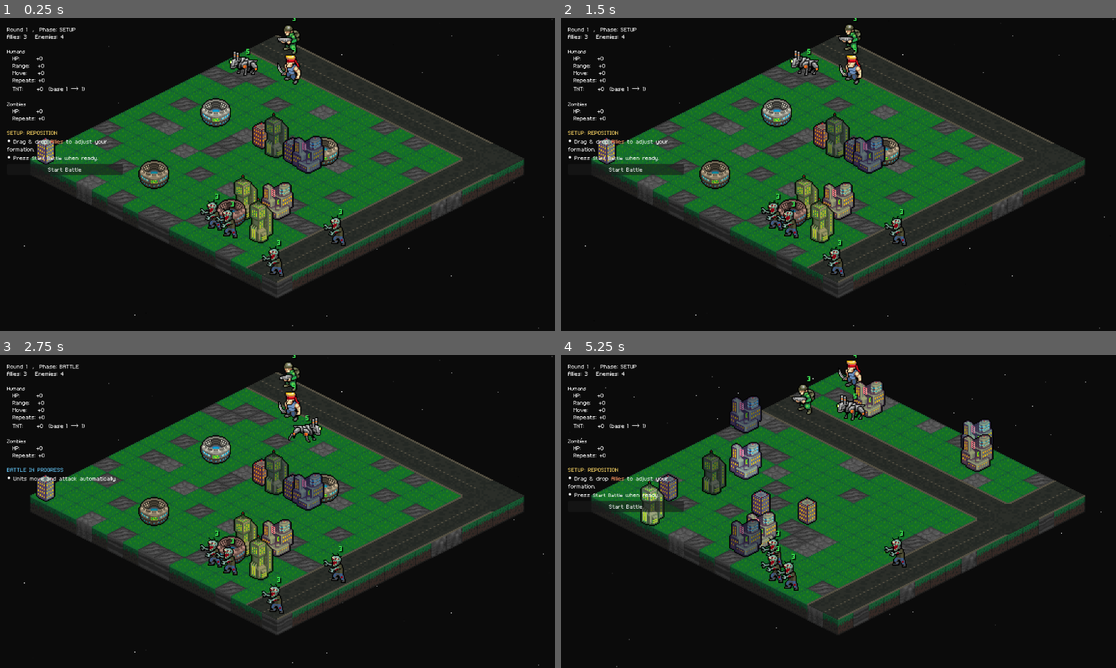
Above: before the commit, frames 1-4 (two rows, left to right).
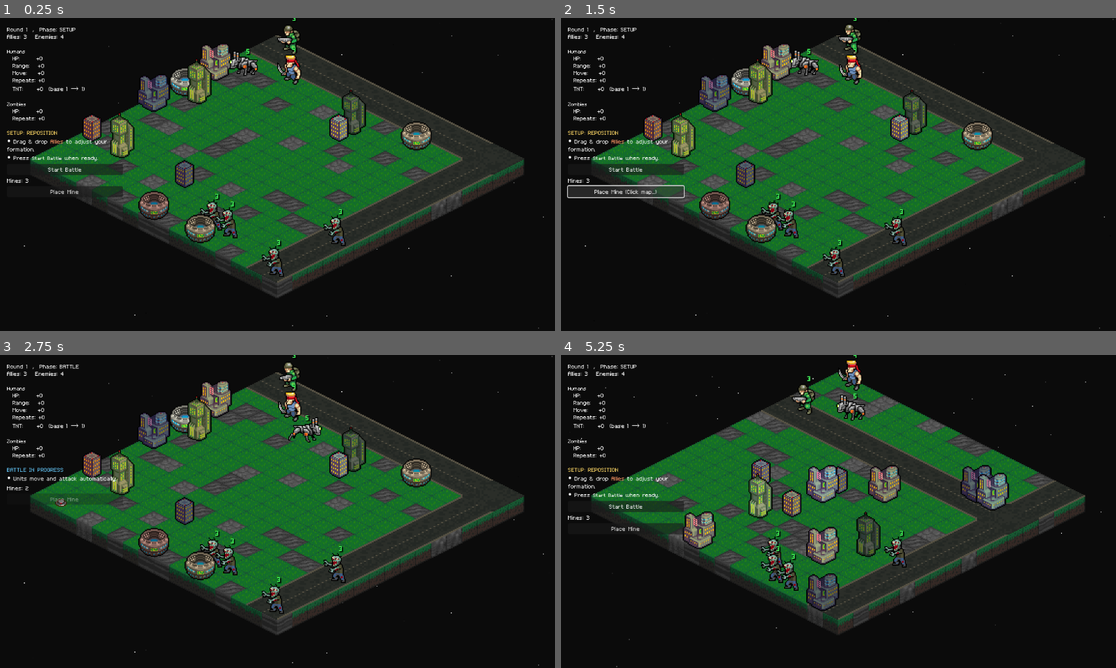
Above: after the commit, the same moments.

Repository: Tekknobot/MEKIII
Game: Godot game, scene res://scenes/Game.tscn
Two runs of this game, one before a commit and one after it. Both use one fixed random seed, a clock stepped at 60 frames per second and the inputs below.
Inputs (mouse positions are in pixels of both pictures, inside the frame that each line leads up to):
- Up to frame 1 (0.25 s): no input
- Up to frame 2 (1.5 s): click (627, 190) at 0.5 s, where only the run after the commit has a clickable "Place Mine"; click (627, 190) at 1.25 s, where only the run after the commit has a clickable "Place Mine (Click map...)"
- Up to frame 3 (2.75 s): click "Start Battle" at 2 s
- Up to frame 4 (5.25 s): tap Enter at 2.75 s; move the mouse to (960, 495) at 2.77 s; tap R at 2.85, 5.1 s; click (960, 495) at 2.92 s; click "Start Battle" at 3.5 s; drag from (727, 527) to (810, 574) at 4.27 s; move the mouse to (894, 442) at 5.02 s; click (894, 442) at 5.17 s

The runs differ from the first frame. In frame 1, 8.8% of the frame differs, in the area x 1-78%, y 8-72%; in frame 2, 9.3%; in frame 3, 9.0%; in frame 4, 9.7%, in the area x 1-81%, y 8-82%.

Commit message:
Work on mines.

Diff:
--- a/scenes/Game.tscn
+++ b/scenes/Game.tscn
@@ -39,6 +39,7 @@
 [ext_resource type="PackedScene" uid="uid://dwtvwjgxljh78" path="res://scenes/structures/district.tscn" id="22_ho5ir"]
 [ext_resource type="PackedScene" uid="uid://cqe28tyh7hada" path="res://scenes/structures/stadium.tscn" id="23_evnk2"]
 [ext_resource type="PackedScene" uid="uid://p5f35eddc3kl" path="res://scenes/structures/tower.tscn" id="24_ca228"]
+[ext_resource type="PackedScene" uid="uid://caymwfgfg5si7" path="res://scenes/landmine.tscn" id="25_evnk2"]
 [ext_resource type="Texture2D" uid="uid://c1pruacv3xra5" path="res://sprites/Terrain/roads/16.png" id="30_1fiys"]
 [ext_resource type="Texture2D" uid="uid://bp4obyr2a6lhr" path="res://sprites/Terrain/roads/17.png" id="31_m2g6u"]
 [ext_resource type="Texture2D" uid="uid://bkcixujm222r0" path="res://sprites/Terrain/roads/18.png" id="32_27c7x"]
@@ -286,6 +287,8 @@
 building_count = 12
 building_footprint = Vector2i(1, 1)
 avoid_spawn_zones = false
+landmine_scene = ExtResource("25_evnk2")
+landmine_explosion_scene = ExtResource("6_bneo8")
 
 [node name="StarryNight" parent="." instance=ExtResource("20_sv1m6")]
 z_index = -4096
@@ -330,6 +333,12 @@
 format = 2
 
 [node name="AttackRangeSmall" type="TileMap" parent="."]
+z_index = 1
+z_as_relative = false
+tile_set = SubResource("TileSet_bneo8")
+format = 2
+
+[node name="MinePreview" type="TileMap" parent="."]
 z_index = 1
 z_as_relative = false
 tile_set = SubResource("TileSet_bneo8")
--- /dev/null
+++ b/scenes/landmine.tscn
@@ -0,0 +1,31 @@
+[gd_scene load_steps=5 format=3 uid="uid://caymwfgfg5si7"]
+
+[ext_resource type="Texture2D" uid="uid://8uuo35d8ydcx" path="res://sprites/Zombies/zomb/mine1.png" id="1_vw0b7"]
+[ext_resource type="Texture2D" uid="uid://dim1s7u2fyqce" path="res://sprites/Zombies/zomb/mine2.png" id="2_1irre"]
+
+[sub_resource type="RectangleShape2D" id="RectangleShape2D_vw0b7"]
+size = Vector2(10, 1)
+
+[sub_resource type="SpriteFrames" id="SpriteFrames_nnu70"]
+animations = [{
+"frames": [{
+"duration": 1.0,
+"texture": ExtResource("1_vw0b7")
+}, {
+"duration": 1.0,
+"texture": ExtResource("2_1irre")
+}],
+"loop": true,
+"name": &"default",
+"speed": 12.0
+}]
+
+[node name="Landmine" type="Area2D"]
+
+[node name="CollisionShape2D" type="CollisionShape2D" parent="."]
+position = Vector2(0, -4.5)
+shape = SubResource("RectangleShape2D_vw0b7")
+
+[node name="AnimatedSprite2D" type="AnimatedSprite2D" parent="."]
+sprite_frames = SubResource("SpriteFrames_nnu70")
+autoplay = "default"
--- a/scripts/game.gd
+++ b/scripts/game.gd
@@ -52,6 +52,14 @@
 const ATTACK_TILE_SMALL_SOURCE_ID := 0
 const ATTACK_TILE_BIG_SOURCE_ID := 1
 const ATTACK_ATLAS := Vector2i(0, 0)
+
+# --- Mine placement preview (uses Highlight TileMap) ---
+@onready var mine_preview: TileMap = $MinePreview
+const LAYER_MINE_PREVIEW := 0
+const MINE_PREVIEW_OK_SOURCE_ID := 0     # set to your tileset IDs
+const MINE_PREVIEW_BAD_SOURCE_ID := 1
+const MINE_PREVIEW_ATLAS := Vector2i(0, 0)
+
 
 @export var attack_offset_small := Vector2(0, 0) # small 1x1 offset
 @export var attack_offset_big := Vector2(0, 16)   # big 2x2 offset
@@ -295,6 +303,26 @@
 var setup_dragging := false
 var setup_drag_unit: Unit = null
 var setup_drag_start_origin := Vector2i.ZERO
+
+# --- Landmine mechanic ---
+@export var landmine_scene: PackedScene               # your mine prefab (Area2D recommended)
+@export var landmine_explosion_scene: PackedScene     # OPTIONAL (leave null to use tnt_explosion_scene)
+@export_range(0, 9, 1) var mines_per_battle_base := 3 # starting mines per battle
+
+# persistent upgrade across rounds
+var bonus_mines_per_battle := 0
+
+# per-battle charges (reset each battle)
+var mines_left := 0
+
+# placement state (SETUP only)
+var mine_placing := false
+
+# cell -> mine instance
+var mines := {} # Dictionary[Vector2i, Node2D]
+
+var ui_mine_button: Button
+var ui_mine_label: Label
 
 func _pick_structure_tint() -> Color:
 	if structure_tint_palette == null or structure_tint_palette.is_empty():
@@ -608,6 +636,11 @@
 	_update_hovered_unit()
 	_update_tnt_aim_preview()
 
+	if state == GameState.SETUP and mine_placing:
+		_draw_mine_preview()
+	else:
+		_clear_mine_preview()
+
 	# ✅ SETUP: make dragged unit follow the hovered cell
 	if state == GameState.SETUP and setup_dragging and setup_drag_unit != null and is_instance_valid(setup_drag_unit):
 		var c := hovered_cell
@@ -695,6 +728,22 @@
 		ui_start_button.add_theme_font_size_override("font_size", ui_font_size)
 	v.add_child(ui_start_button)
 
+	# --- Mine placement UI ---
+	ui_mine_label = Label.new()
+	ui_mine_label.text = "Mines: 0"
+	if ui_font:
+		ui_mine_label.add_theme_font_override("font", ui_font)
+		ui_mine_label.add_theme_font_size_override("font_size", ui_font_size)
+	v.add_child(ui_mine_label)
+
+	ui_mine_button = Button.new()
+	ui_mine_button.text = "Place Mine"
+	ui_mine_button.pressed.connect(_on_mine_button_pressed)
+	if ui_font:
+		ui_mine_button.add_theme_font_override("font", ui_font)
+		ui_mine_button.add_theme_font_size_override("font_size", ui_font_size)
+	v.add_child(ui_mine_button)
+
 	ui_reward_panel = PanelContainer.new()
 	ui_reward_panel.visible = false
 	v.add_child(ui_reward_panel)
@@ -715,6 +764,12 @@
 	var b3 := Button.new(); b3.text = "+1 TNT Damage"; b3.pressed.connect(func(): _pick_reward(2))
 	var b4 := Button.new(); b4.text = "+1 Attack Repeat";  b4.pressed.connect(func(): _pick_reward(3)) # ✅ NEW
 
+	var b5 := Button.new()
+	b5.text = "+1 Mine"
+	b5.pressed.connect(func(): _pick_reward(4))
+	ui_reward_buttons.append(b5)
+	rv.add_child(b5)
+
 	ui_reward_buttons = [b1, b2, b3, b4]
 
 	for b in ui_reward_buttons:
@@ -724,6 +779,124 @@
 		rv.add_child(b)
 
 	_refresh_ui_status()
+
+func _mine_capacity() -> int:
+	return int(mines_per_battle_base + bonus_mines_per_battle)
+
+func _reset_mines_for_new_battle() -> void:
+	mines_left = _mine_capacity()
+	mine_placing = false
+	_update_mine_ui()
+
+func _update_mine_ui() -> void:
+	if ui_mine_label != null:
+		ui_mine_label.text = "Mines: %d" % mines_left
+
+	if ui_mine_button != null:
+		ui_mine_button.disabled = (state != GameState.SETUP) or (mines_left <= 0) or (landmine_scene == null)
+		ui_mine_button.text = ("Place Mine" if not mine_placing else "Place Mine (Click map...)")
+
+func _on_mine_button_pressed() -> void:
+	if state != GameState.SETUP:
+		return
+	if mines_left <= 0:
+		return
+	if landmine_scene == null:
+		push_warning("Assign landmine_scene in Inspector.")
+		return
+
+	mine_placing = true
+	_update_mine_ui()
+
+func _can_place_mine_at(cell: Vector2i) -> bool:
+	if not grid.in_bounds(cell):
+		return false
+	if grid.terrain[cell.x][cell.y] == T_WATER:
+		return false
+	if structure_blocked.has(cell):
+		return false
+	if road_blocked.has(cell):
+		print("BLOCKED BY ROAD at ", cell)
+		return false
+	if mines.has(cell):
+		return false
+	return true
+
+func _place_mine_at(cell: Vector2i) -> bool:
+	if mines_left <= 0:
+		return false
+	if not _can_place_mine_at(cell):
+		return false
+
+	var inst := landmine_scene.instantiate()
+	var m := inst as Node2D
+	if m == null:
+		push_warning("landmine_scene root must be Node2D/Area2D.")
+		return false
+
+	add_child(m)
+
+	# position at cell
+	var wp := terrain.to_global(terrain.map_to_local(cell)) + Vector2(0, 0)
+	m.global_position = wp
+	m.z_as_relative = false
+	m.z_index = 250000 + int(wp.y) # above map, below units is fine
+
+	# store
+	mines[cell] = m
+
+	# connect trigger (works if mine is Area2D)
+	if m is Area2D:
+		var a := m as Area2D
+		a.body_entered.connect(func(body):
+			_on_mine_triggered(cell, body)
+		)
+	elif m.has_signal("body_entered"):
+		# fallback if your root isn't Area2D but has signal
+		m.connect("body_entered", Callable(self, "_on_mine_triggered").bind(cell))
+
+	mines_left -= 1
+	_update_mine_ui()
+	return true
+
+func _on_mine_triggered(cell: Vector2i, body: Node) -> void:
+	# only explode for Units
+	var u := body as Unit
+	if u == null:
+		return
+	if not mines.has(cell):
+		return
+
+	var mine = mines[cell]
+	mines.erase(cell)
+
+	# remove mine
+	if mine != null and is_instance_valid(mine):
+		mine.queue_free()
+
+	# explode visual + sfx
+	var boom_scene := (landmine_explosion_scene if landmine_explosion_scene != null else tnt_explosion_scene)
+	if boom_scene != null:
+		var boom := boom_scene.instantiate() as Node2D
+		if boom != null:
+			add_child(boom)
+			var pos := terrain.to_global(terrain.map_to_local(cell)) + Vector2(0, -16)
+			boom.global_position = pos
+			boom.z_as_relative = false
+			boom.z_index = int(pos.y) + 999
+			if sfx_explosion != null:
+				play_sfx_poly(sfx_explosion, pos, -2.0, 0.9, 1.1)
+
+	# simplest: kill/damage the unit
+	if is_instance_valid(u):
+		await u.take_damage(999) # guaranteed
+
+func _clear_all_mines() -> void:
+	for c in mines.keys():
+		var m = mines[c]
+		if m != null and is_instance_valid(m):
+			m.queue_free()
+	mines.clear()
 
 func _refresh_ui_status() -> void:
 	if ui_status_label == null:
@@ -786,6 +959,11 @@
 	select_unit(null)
 	_refresh_ui_status()
 
+	_reset_mines_for_new_battle()
+
+	mine_placing = false
+	_update_mine_ui()
+
 
 func _on_start_pressed() -> void:
 	_start_battle()
@@ -799,8 +977,13 @@
 	select_unit(null)
 	set_player_mode(false) # we stay in AUTO_BATTLE, but assist mode can still allow TNT
 	_refresh_ui_status()
+
 	if TM != null:
 		TM.start_battle()
+
+	mine_placing = false
+	_update_mine_ui()
+	highlight.clear()
 
 
 func _on_battle_started() -> void:
@@ -833,6 +1016,7 @@
 		1: bonus_attack_range += 1
 		2: bonus_tnt_damage += 1
 		3: bonus_attack_repeats += 1
+		4: bonus_mines_per_battle += 1
 
 	# -------------------
 	# Round progression
@@ -1103,25 +1287,17 @@
 
 func _rebuild_road_blocked() -> void:
 	road_blocked.clear()
-
-	if terrain == null or not is_instance_valid(terrain):
-		return
-
-	var road_maps: Array[TileMap] = []
-	if roads_dl != null and is_instance_valid(roads_dl): road_maps.append(roads_dl)
-	if roads_dr != null and is_instance_valid(roads_dr): road_maps.append(roads_dr)
-	if roads_x  != null and is_instance_valid(roads_x):  road_maps.append(roads_x)
-
-	if road_maps.is_empty():
-		return
-
-	# For every road tile, mark the 2x2-ish terrain cells it visually covers.
-	# We do this by sampling 4 points around the road tile center (±16px),
-	# converting each sample to a terrain cell, and storing it.
-	for rmap in road_maps:
-		var used := rmap.get_used_cells(0)
-		for rc in used:
-			_mark_terrain_cells_covered_by_road_tile(rmap, rc)
+	if roads == null or not is_instance_valid(roads):
+		return
+
+	for x in range(map_width):
+		for y in range(map_height):
+			var c := Vector2i(x, y)
+
+			# Roads tilemap contains ONLY road tiles; any set cell = blocked.
+			if roads.get_cell_source_id(LAYER_ROADS, c) != -1:
+				road_blocked[c] = true
+
 
 func _mark_terrain_cells_covered_by_road_tile(rmap: TileMap, rc: Vector2i) -> void:
 	# Road tile center in WORLD space
@@ -1606,6 +1782,13 @@
 	if event is InputEventMouseButton:
 		var mb := event as InputEventMouseButton
 
+		# --- Mine placement click (SETUP only) ---
+		if mb.button_index == MOUSE_BUTTON_LEFT and mb.pressed and mine_placing:
+			_place_mine_at(hovered_cell) # try
+			mine_placing = false         # ✅ always exit after click
+			_update_mine_ui()
+			return
+
 		# Left press = pick up ally unit
 		if mb.button_index == MOUSE_BUTTON_LEFT and mb.pressed:
 			var u := unit_at_cell(hovered_cell)
@@ -1642,6 +1825,12 @@
 				setup_dragging = false
 				setup_drag_unit = null
 			return
+
+		if mb.button_index == MOUSE_BUTTON_RIGHT and mb.pressed and mine_placing:
+			mine_placing = false
+			_update_mine_ui()
+			return
+
 
 func try_attack_selected(target: Unit) -> bool:
 	if selected_unit == null or target == null:
@@ -3596,3 +3785,23 @@
 
 	if _hover_outlined_unit != want:
 		_apply_hover_outline(want)
+
+func _clear_mine_preview() -> void:
+	if mine_preview != null:
+		mine_preview.clear()
+
+func _draw_mine_preview() -> void:
+	if mine_preview == null:
+		return
+	mine_preview.clear()
+
+	if not mine_placing:
+		return
+	if not grid.in_bounds(hovered_cell):
+		return
+
+	mine_preview.position = hover_offset_1x1
+
+	var ok := _can_place_mine_at(hovered_cell)
+	var sid := (MINE_PREVIEW_OK_SOURCE_ID if ok else MINE_PREVIEW_BAD_SOURCE_ID)
+	mine_preview.set_cell(LAYER_MINE_PREVIEW, hovered_cell, sid, MINE_PREVIEW_ATLAS, 0)
Not shown: 1 places in scenes/Game.tscn that only renumber resources
Binary file added: sprites/Zombies/zomb/aim.gif
Binary file added: sprites/Zombies/zomb/arms-idle.gif
Binary file added: sprites/Zombies/zomb/arms-retract.gif
Binary file added: sprites/Zombies/zomb/arms-spawn.gif
Binary file added: sprites/Zombies/zomb/bones.png
Not shown, added: sprites/Zombies/zomb/bones.png.import
Binary file added: sprites/Zombies/zomb/dog.gif
Binary file added: sprites/Zombies/zomb/dog.png
Not shown, added: sprites/Zombies/zomb/dog.png.import
Binary file added: sprites/Zombies/zomb/gem.gif
Binary file added: sprites/Zombies/zomb/head.png
(and 28 more such lines)
